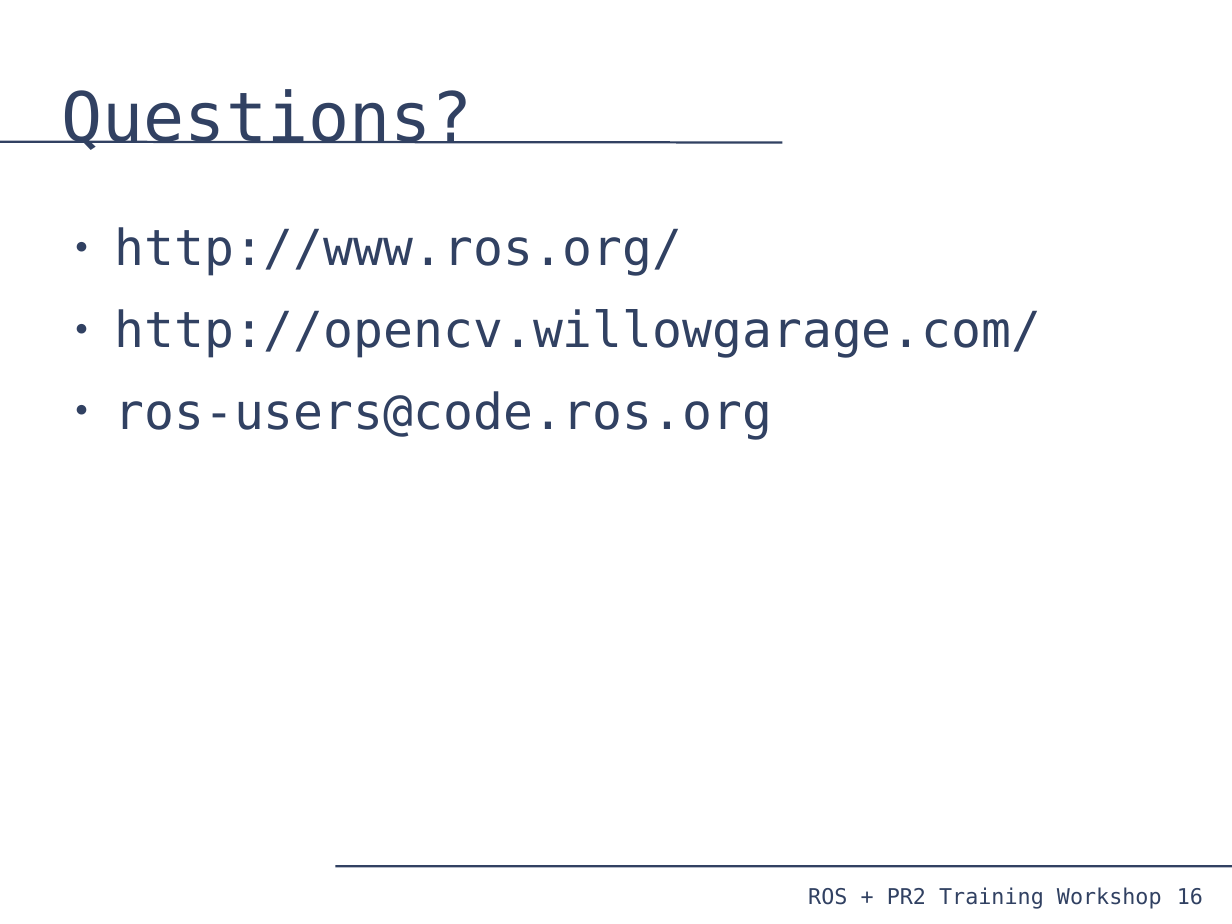
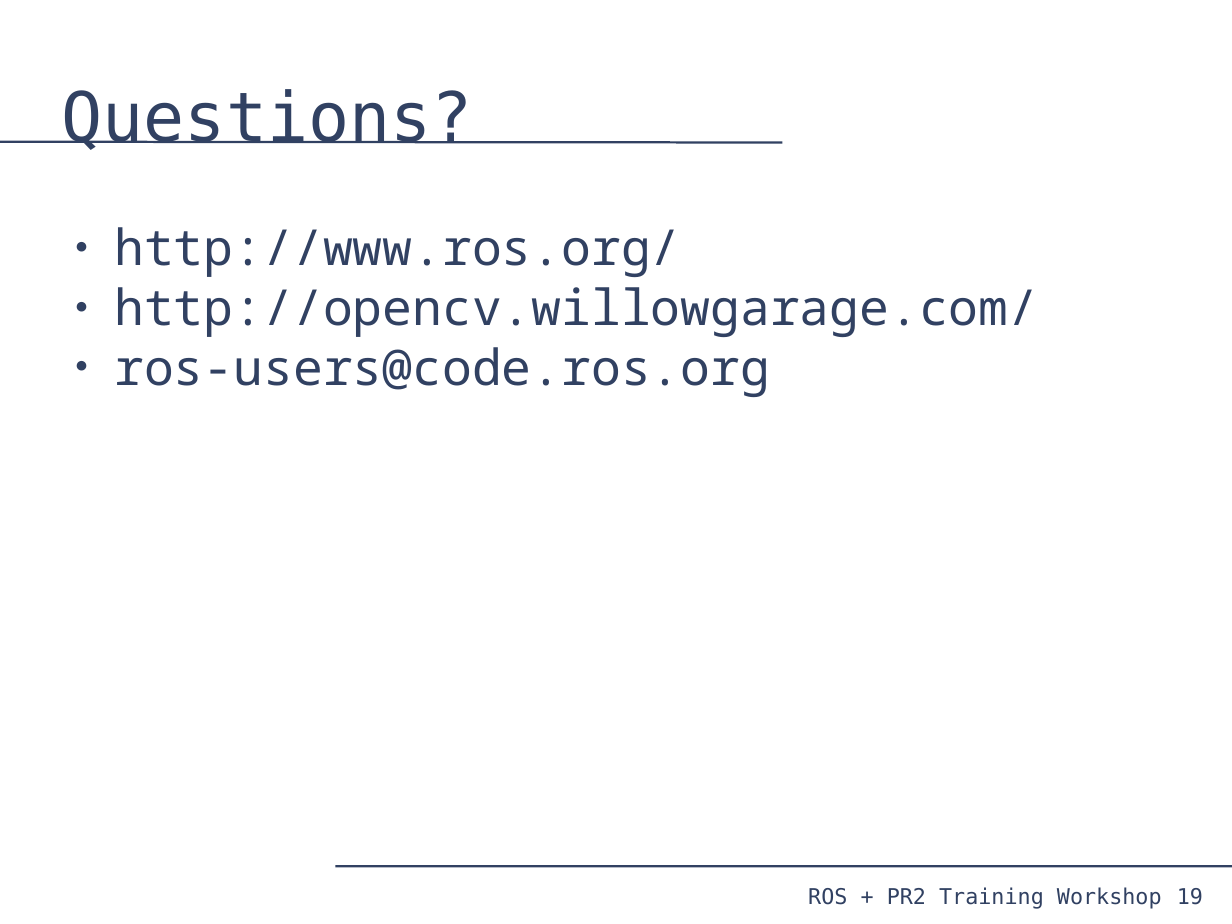
Before and after one commit to PR2/pr2_docs, a slide deck: slide 19 of pr2_training_workshop/processing_camera_data/slides.odp (slide 16 before the commit). Drawn at 1232x924 pixels with LibreOffice and Linux fonts; fonts in the diff are those of the drawing. Boxes give left, top, right and bottom in pixels: in the first picture for what was removed or moved away, otherwise in the second. Text is boxed around its words. In the diff, an @@ line names an element or a change of style, - is before the commit and + after.

```diff
--- a/pr2_training_workshop/processing_camera_data/slides.odp
+++ b/pr2_training_workshop/processing_camera_data/slides.odp
@@ text "http://www.ros.org/" at bbox=[114, 227, 1038, 397]: font DejaVu Sans Mono to Noto Sans Mono; less space between paragraphs @@
@@ page number at bbox=[1177, 888, 1203, 905]: text changed @@
-16
+19
```
Also in this commit, not shown: 12 other slides changed, 4 slides added, 1 slide removed.
